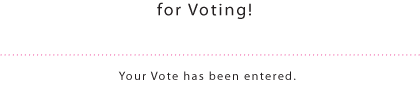
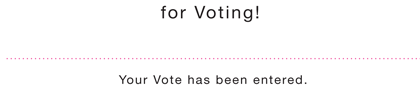
Revision of a layered w=420, h=90 image; what changed, layer by layer:
hid "Vector Smart Object" over box(0, 2, 420, 80)
added layer "Layer 2" above "Background" over box(0, 2, 420, 85)
